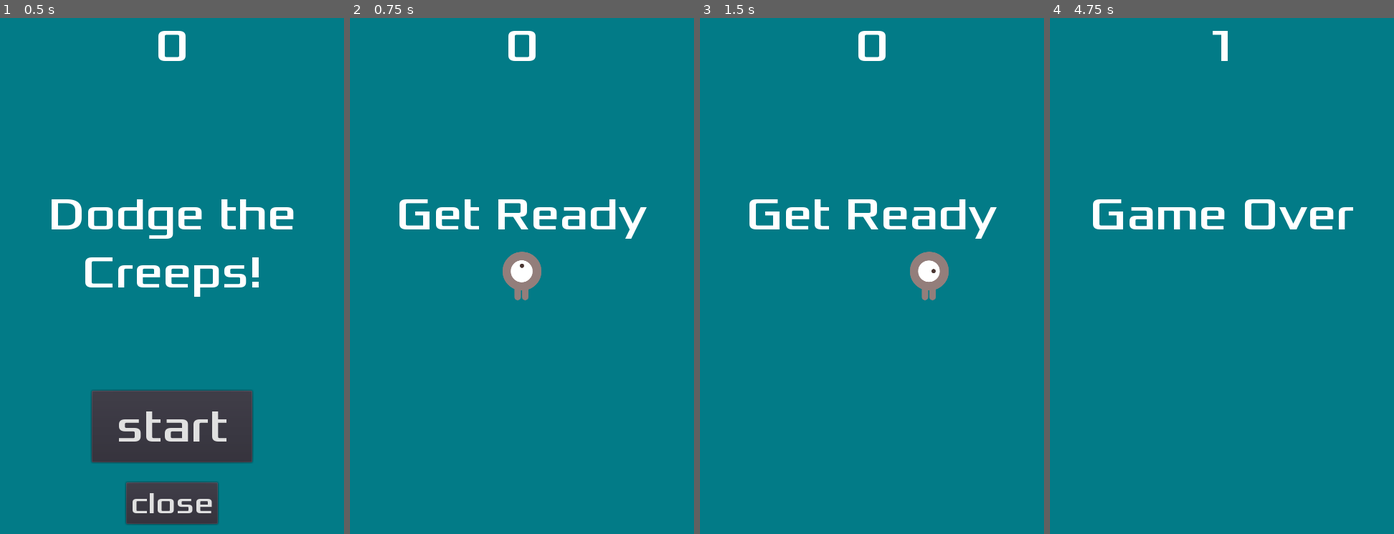
Above: before the commit, frames 1-4 (left to right).
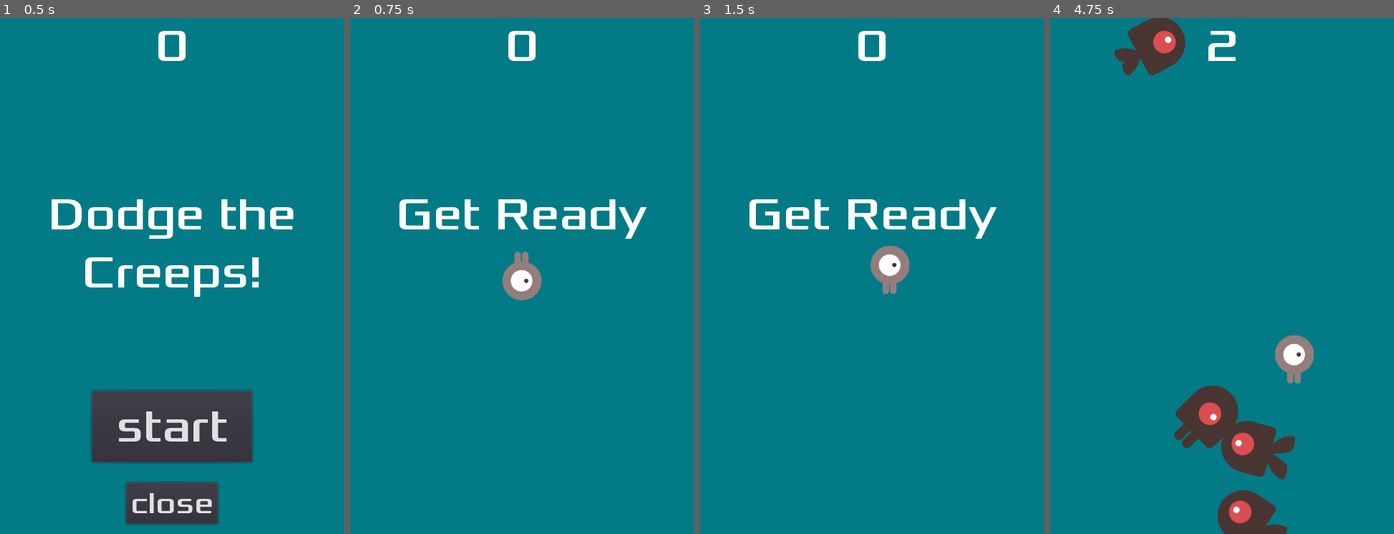
Above: after the commit, the same moments.

Repository: filfil65/Godot_Projects
Game: Godot game, scene res://Main.tscn
The game is run twice, just before and just after one commit, with the same random seed, the same clock (stepped at 60 frames per second) and the same inputs.
Inputs (mouse positions are in pixels of both pictures, inside the frame that each line leads up to):
- Up to frame 1 (0.5 s): no input
- Up to frame 2 (0.75 s): click "start" at 0.5 s
- Up to frame 3 (1.5 s): tap Enter at 1.25 s; move the mouse to (947, 250) at 1.27 s; hold Right (ui_right) from 1.28 s (still down); click (947, 250) at 1.42 s
- Up to frame 4 (4.75 s): move the mouse to (1153, 301) at 2.02 s; release Right (ui_right) at 2.03 s; hold Down (ui_down) 2.03-2.78 s; click (1153, 301) at 2.17 s; move the mouse to (1256, 162) at 2.77 s; hold Right (ui_right) 2.78-3.53 s; click (1256, 162) at 2.92 s; move the mouse to (1204, 379) at 3.52 s; hold Up (ui_up) 3.53-4.28 s; click (1204, 379) at 3.67 s; move the mouse to (1325, 353) at 4.27 s; hold Left (ui_left) from 4.28 s (still down); click (1325, 353) at 4.42 s

Frame 1 is identical in both runs. In frame 2, 0.6% of the frame differs, in the area x 44-56%, y 45-55%; in frame 3, 1.5%; in frame 4, 8.7%, in the area x 12-89%, y 0-100%.

Commit message:
Changed to touch controls and did some compiling

Diff:
--- a/006_first_game/Player.gd
+++ b/006_first_game/Player.gd
@@ -6,6 +6,8 @@
 export var speed: float = 400  # How fast the player will move (pixels/sec).
 var screen_size: Vector2  # Size of the game window.
 var player_size_scaled: Vector2
+# Variable for holding touch position. Touch controls
+var target = Vector2()
 
 
 
@@ -23,16 +25,27 @@
 	_play_animation(velocity)
 
 
+# Change the target whenever a touch event happens.
+func _input(event):
+	if event is InputEventScreenTouch and event.pressed:
+		target = event.position
+
+
 func _check_for_input() -> Vector2:
 	var velocity = Vector2()  # The player's movement vector.
-	if Input.is_action_pressed("ui_right"):
-		velocity.x += 1
-	if Input.is_action_pressed("ui_left"):
-		velocity.x -= 1
-	if Input.is_action_pressed("ui_down"):
-		velocity.y += 1
-	if Input.is_action_pressed("ui_up"):
-		velocity.y -= 1
+	# Keyboard inputs removed
+#	if Input.is_action_pressed("ui_right"):
+#		velocity.x += 1
+#	if Input.is_action_pressed("ui_left"):
+#		velocity.x -= 1
+#	if Input.is_action_pressed("ui_down"):
+#		velocity.y += 1
+#	if Input.is_action_pressed("ui_up"):
+#		velocity.y -= 1
+	# Move towards the target and stop when close. Touch controls
+	if position.distance_to(target) > 10:
+		velocity = target - position
+
 	if velocity.length() > 0:
 		velocity = velocity.normalized() * speed
 		$AnimatedSprite.play()
@@ -59,6 +72,8 @@
 func start(pos: Vector2):
 	""" Reset the player player when starting a new game """
 	position = pos
+	# Initial target is the start position. Touch controls
+	target = pos
 	show()
 	$CollisionShape2D.disabled = false
 
@@ -68,3 +83,6 @@
 	emit_signal("hit")
 	# Disable collisions to prevent 'hit' signal from being re-emmited
 	$CollisionShape2D.set_deferred("disabled", true)
+	# Disabling the area's collision shape can cause an error if it happens
+	# in the middle of the engine's collision processing. Using set_deferred()
+	# tells Godot to wait to disable the shape until it's safe to do so.
--- a/006_first_game/project.godot
+++ b/006_first_game/project.godot
@@ -24,8 +24,13 @@
 window/size/width=480
 window/size/height=720
 window/size/borderless=true
+window/handheld/orientation="portrait"
 window/stretch/mode="2d"
 window/stretch/aspect="keep"
+
+[input_devices]
+
+pointing/emulate_touch_from_mouse=true
 
 [rendering]
 
Not shown, changed: .gitignore
